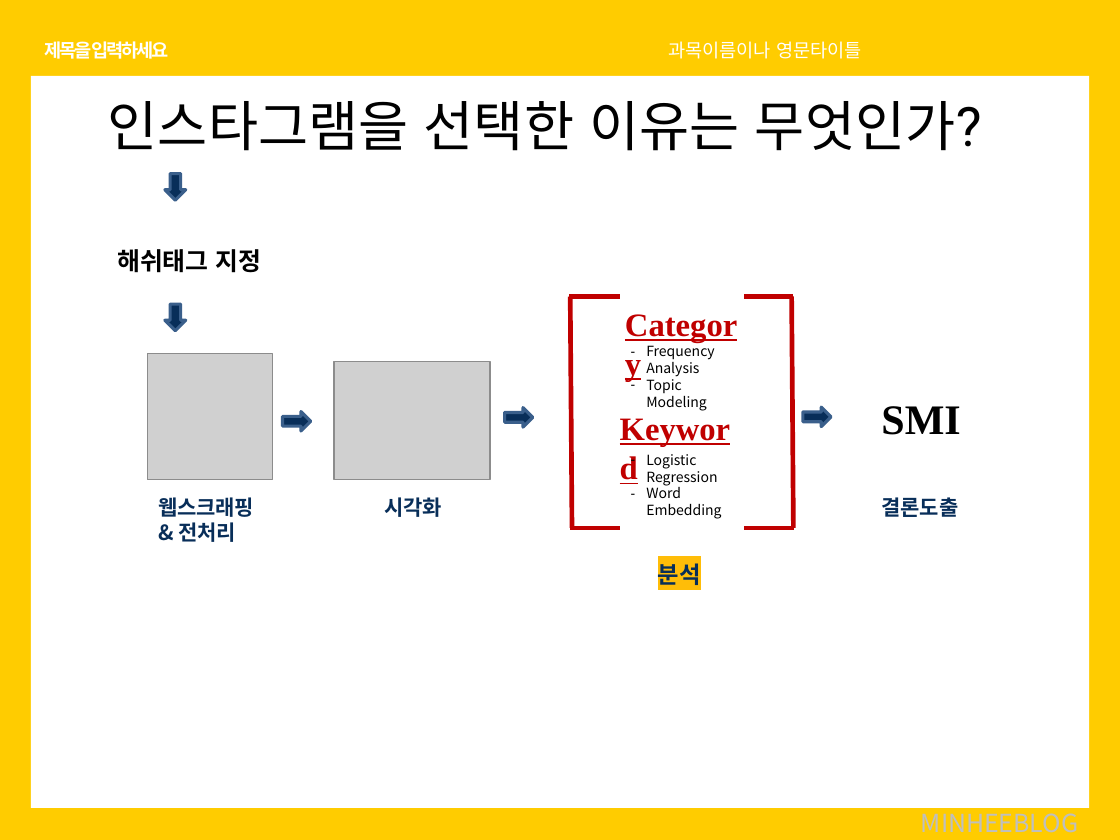
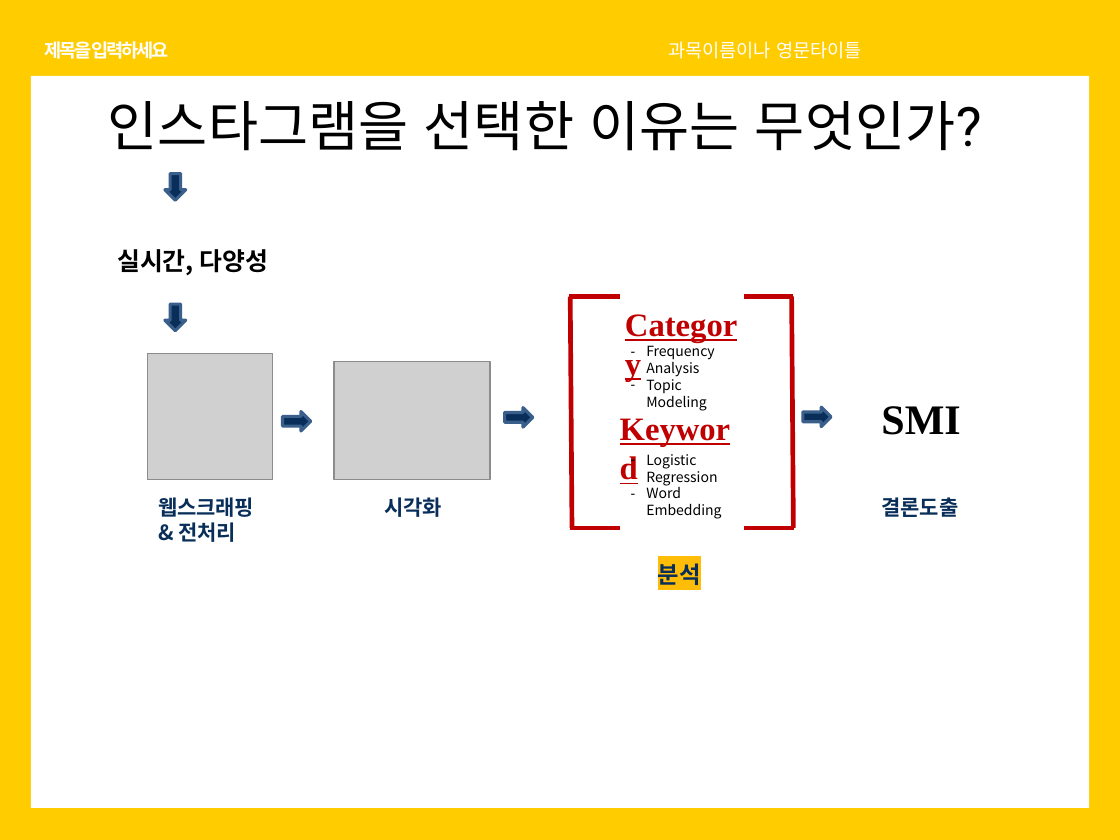
Before and after one commit to soothingni/PROJECT1, a slide deck: slide 8 of 치즈.pptx. Drawn at 1120x840 pixels with LibreOffice and Linux fonts; fonts in the diff are those of the drawing; grey boxes stand for pictures. Boxes give left, top, right and bottom in pixels: in the first picture for what was removed or moved away, otherwise in the second. Text is boxed around its words. In the diff, an @@ line names an element or a change of style, - is before the commit and + after.

```diff
--- a/치즈.pptx
+++ b/치즈.pptx
@@ text at <box>117,249,268,275</box>: text changed @@
-해쉬태그 지정
+실시간, 다양성
@@ text removed at <box>921,806,1078,833</box> @@
-MINHEEBLOG
```
Also in this commit, not shown: 21 other slides changed, 20 slides added.
